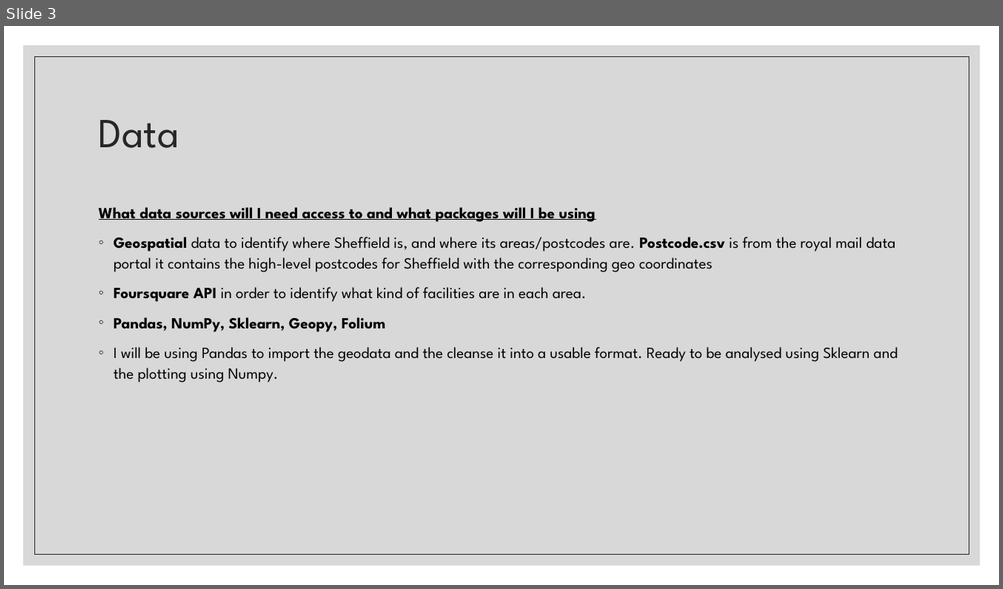
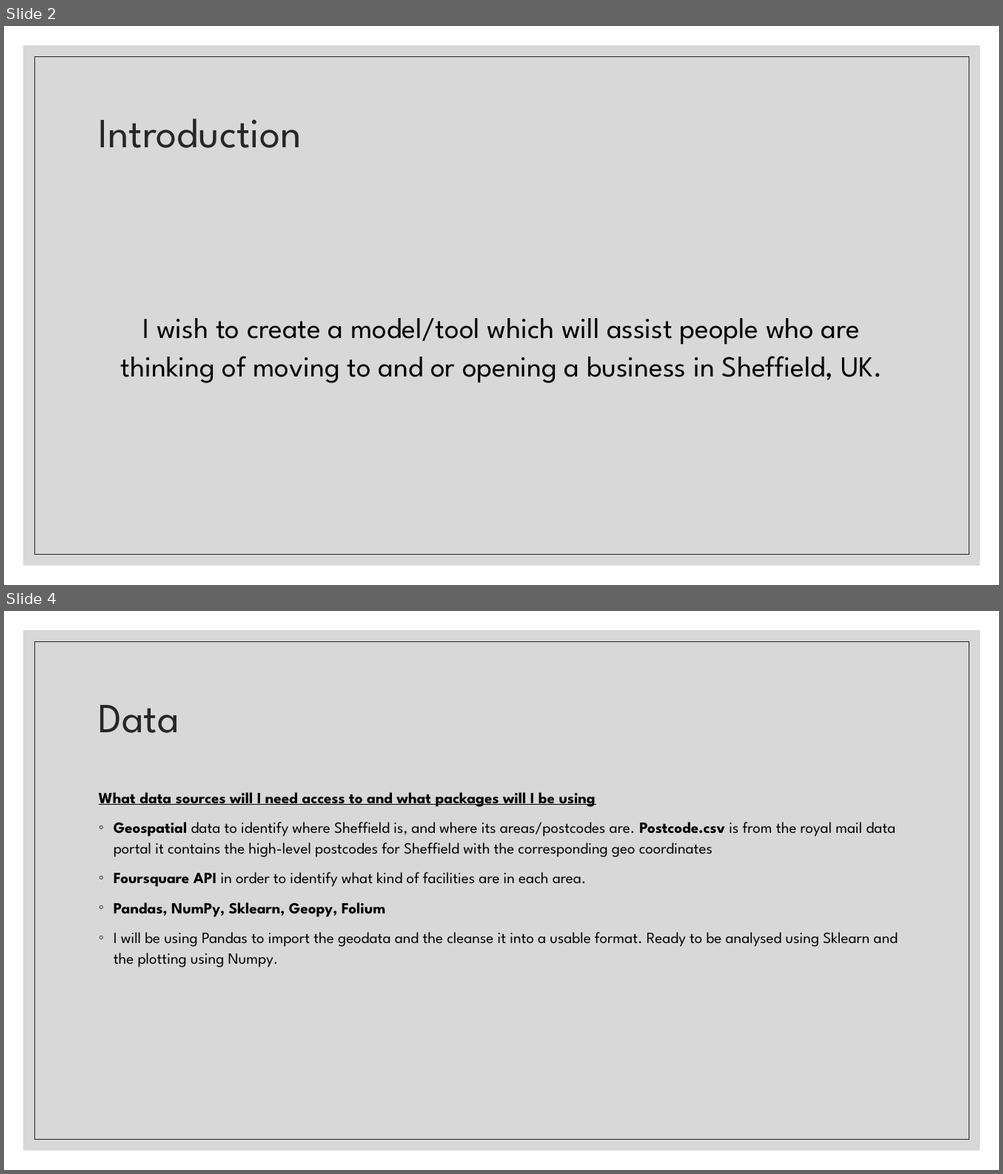
Before and after one commit to TeddyMoose/IBMCapStoneProject, a slide deck: Power Point IBM datascience.pptx. Shown one above the other, each under a label of ours: slide 3 before the commit, slides 2 and 4 after it; the slides between them are not shown. The pictures are 1003x589 and 1003x1174 pixels, drawn with LibreOffice and Linux fonts; fonts in the diff are those of the drawing. Boxes give left, top, right and bottom in pixels: in the first picture for what was removed or moved away, otherwise in the second. Text is boxed around its words. In the diff, an @@ line names an element or a change of style, - is before the commit and + after.

```diff
--- a/Power Point IBM datascience.pptx
+++ b/Power Point IBM datascience.pptx
@@ slide 2 added at box(4, 26, 999, 585), background #FFFFFF; not listed: 2 template elements that a slide beside it also shows @@
@@ title added at box(99, 118, 301, 148), 40 pt, text #262626 @@
+Introduction
@@ text added at box(121, 318, 882, 383), 28 pt, text #000000 @@
+I wish to create a model/tool which will assist people who are thinking of moving to and or opening a business in Sheffield, UK.
@@ what was slide 3 is now slide 4 @@
```
Also in this commit, not shown: 3 slides changed, 4 other files.
